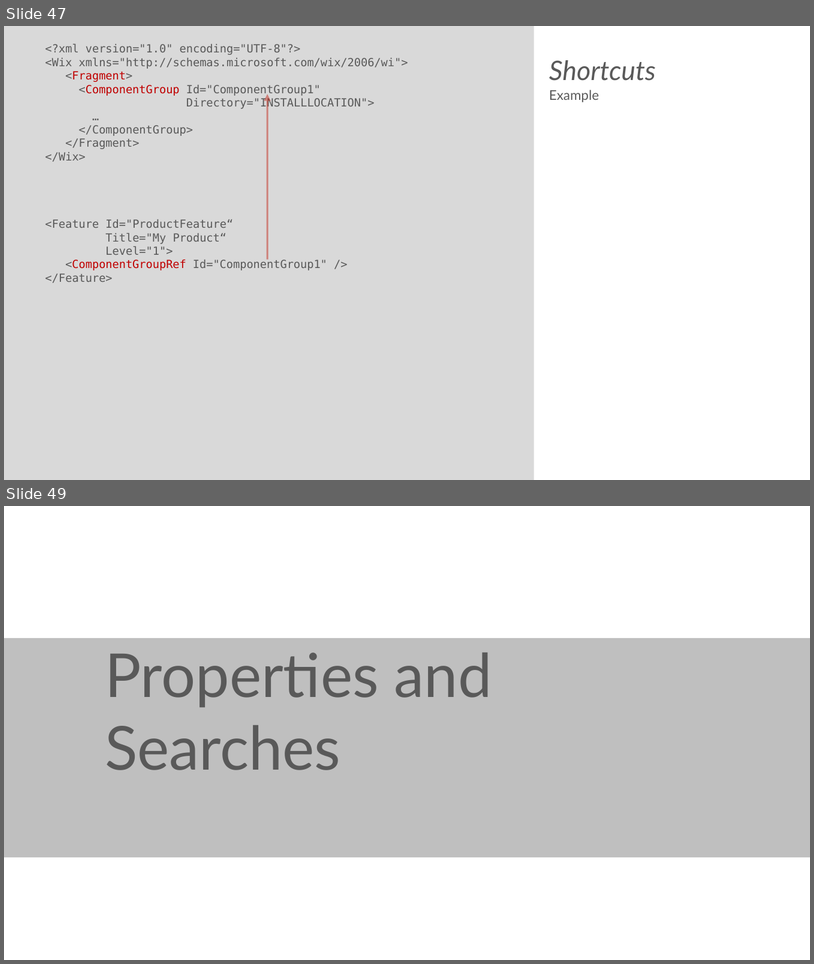
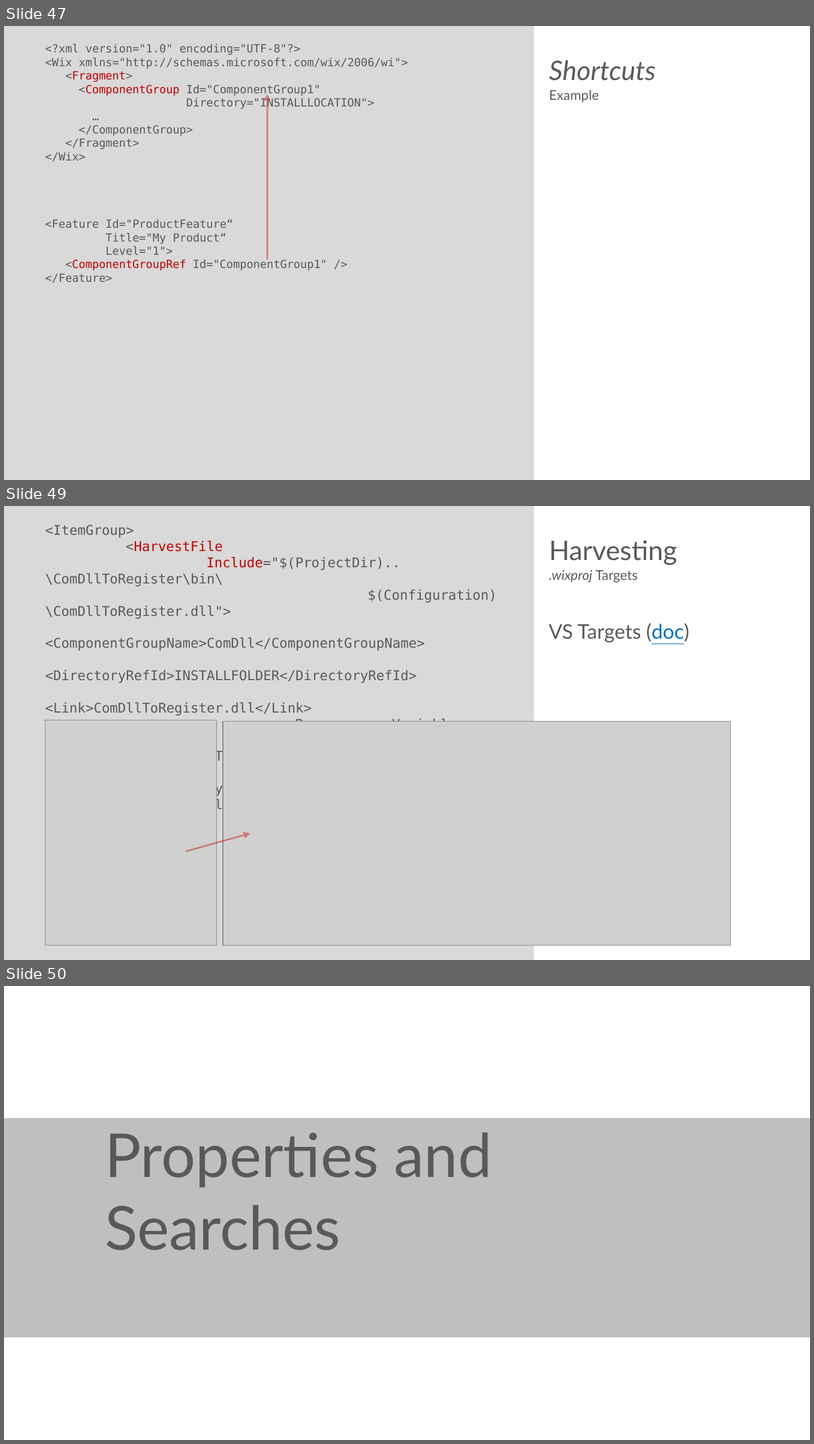
Before and after one commit to rstropek/Samples, a slide deck: WiXSamples/Slides/WiX - Installer Framework.pptx. Shown one above the other, each under a label of ours: slides 47 and 49 before the commit, slides 47, 49 and 50 after it; the slides between them are not shown. The pictures are 814x964 and 814x1444 pixels, drawn with LibreOffice and Linux fonts; fonts in the diff are those of the drawing; grey boxes stand for pictures. Boxes give left, top, right and bottom in pixels: in the first picture for what was removed or moved away, otherwise in the second. Text is boxed around its words. In the diff, an @@ line names an element or a change of style, - is before the commit and + after.

```diff
--- a/WiXSamples/Slides/WiX - Installer Framework.pptx
+++ b/WiXSamples/Slides/WiX - Installer Framework.pptx
@@ slide 49 added at (4, 506, 810, 960), background #FFFFFF; not listed: 1 template element that a slide beside it also shows @@
@@ text added at (45, 525, 497, 813), 12 pt, text #595959 @@
+<ItemGroup>
+<HarvestFile
+Include="$(ProjectDir)..\ComDllToRegister\bin\
+$(Configuration)\ComDllToRegister.dll">
+<ComponentGroupName>ComDll</ComponentGroupName>
+<DirectoryRefId>INSTALLFOLDER</DirectoryRefId>
+<Link>ComDllToRegister.dll</Link>
+<PreprocessorVariable>
+var.ComDllToRegister.TargetDir</PreprocessorVariable>
+<SuppressRootDirectory>true</SuppressRootDirectory>
+</HarvestFile>
+</ItemGroup>
@@ title added at (549, 540, 678, 565), 24 pt, text #595959 @@
+Harvesting
@@ text added at (549, 570, 638, 582), 12 pt, text #595959, italic @@
+.wixproj Targets
@@ text added at (549, 623, 690, 642), 18 pt, text #595959 @@
+VS Targets (doc)
@@ picture added at (45, 721, 217, 945) @@
@@ picture added at (224, 721, 731, 945) @@
@@ arrow added from (186, 851) to (251, 834), #C52A1C 1.5 pt @@
@@ what was slide 49 is now slide 50 @@
```
Also in this commit, not shown: 4 slides changed, 1 other slide added.
